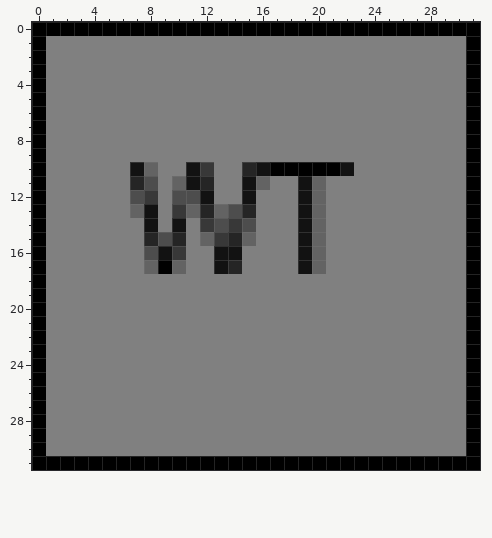
Pixel-art sprite: CityGM.gmx/sprites/images/spr_PIconWaterTower_0.png. That is the earlier state.
The file is 32x32 pixels. Colours within 5 levels of each other are drawn and written as one.
New version:
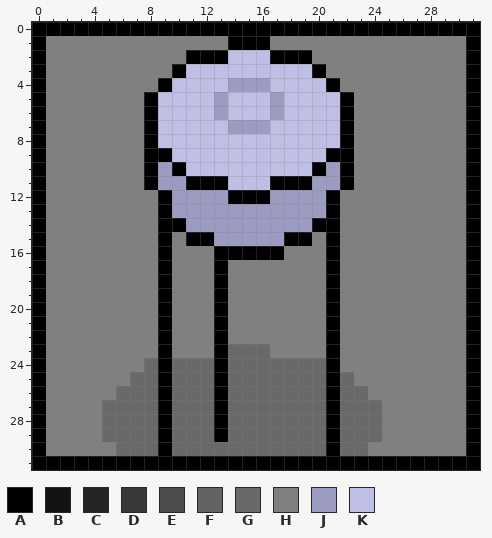
Palette (. is transparent): A #000000  B #121212  C #252525  D #383838  E #4d4d4d  F #636363  G #696969  H #808080  J #9c9cc3  K #bfbfe6
Diff:
Changed rows in their new state; - is an unchanged pixel.
first column x 5:
 1 ---------AAA--------
 2 ------AAAKKKAAA-----
 3 -----AKKKKKKKKKA----
 4 ----AKKKKJJJKKKKA---
 5 ---AKKKKJKKKJKKKKA--
 6 ---AKKKKJKKKJKKKKA--
 7 ---AKKKKKJJJKKKKKA--
 8 ---AKKKKKKKKKKKKKA--
 9 ---AAKKKKKKKKKKKAA--
10 --HAJAKKKKKKKKK-JA--
11 --HAJJAAAKKKAAAJJA--
12 --HHAJJJJAAAJJJJA---
13 --HHAJJJJJJJJJJJA---
14 ---HAAJJJJJJJJJAA---
15 ---HAHAAJJJJJAAHA---
16 ---HAH--AAAAA-HHA---
17 ---H-H--AH----HHA---
18 ----A---A-------A---
19 ----A---A-------A---
20 ----A---A-------A---
21 ----A---A-------A---
22 ----A---A-------A---
23 ----A---AGGG----A---
24 ---GAGGGAGGGGGGGA---
25 --GGAGGGAGGGGGGGAG--
26 -GGGAGGGAGGGGGGGAGG-
27 GGGGAGGGAGGGGGGGAGGG
28 GGGGAGGGAGGGGGGGAGGG
29 GGGGAGGGAGGGGGGGAGGG
30 -GGGAGGGGGGGGGGGAGG-
Pixel boxes of the changes (left, top, right, bottom) in both pictures:
changed: (102, 36, 382, 456)
